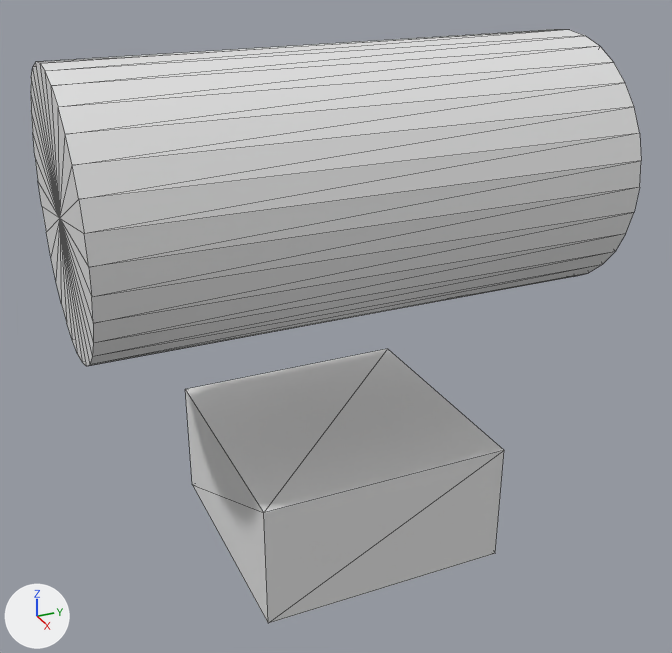
One commit to the glTF model threed/laser_device_model.glb: the scene before it, then after it.
Camera for both pictures: a 50 mm lens placed at (0.308, -0.138, 0.096), pointed at (0.006, -0.003, -0.055). Lighting does not change. The marker at lower left points along +X, +Y and +Z. Mesh edges are drawn as thin lines. Where no turn or scale is listed for an object, it has been applied to the vertices.

In view in the first picture: 'geometry_0'.
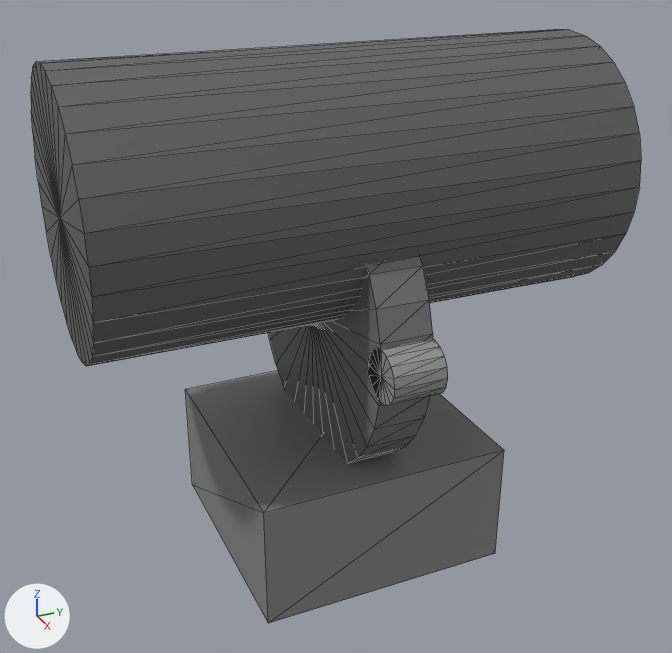
The change, as JSON lines over the scene's bpy script:
```json
{"op": "add", "block": "mat_defaultmaterial", "code": ["mat_defaultmaterial = bpy.data.materials.new('DefaultMaterial')", "mat_defaultmaterial.use_nodes = True; mat_defaultmaterial.node_tree.nodes.clear()", "_N = mat_defaultmaterial.node_tree.nodes; _L = mat_defaultmaterial.node_tree.links", "n0 = _N.new('ShaderNodeOutputMaterial'); n0.name = 'Material Output'", "n1 = _N.new('ShaderNodeBsdfPrincipled'); n1.name = 'Principled BSDF'", "n2 = _N.new('ShaderNodeVertexColor'); n2.name = 'Color Attribute'", "_L.new(n1.outputs[0], n0.inputs[0])  # 'BSDF' to 'Surface'", "_L.new(n2.outputs[0], n1.inputs[0])  # 'Color' to 'Base Color'"]}
{"block": "me_geometry_0", "where": "# used by ob_geometry_0; location = (0.0, 0.0, 0.0)"}
{"op": "remove", "block": "me_geometry_0", "code": "me_geometry_0.from_pydata(...)  # 74 vertices, 140 faces; spans x -0.05..0.05, y -0.1..0.1, z -0.15..0.05"}
{"op": "add", "block": "me_geometry_0", "code": "me_geometry_0.from_pydata(...)  # 172 vertices, 332 faces; spans x -0.06..0.07, y -0.1..0.1, z -0.15..0.05"}
{"block": "me_geometry_0", "change": "me_geometry_0 part 1: a new loose piece of 98 vertices spanning x -0.06..0.07, y -0.01..0.01, z -0.11..0.01, in mat_defaultmaterial"}
{"block": "me_geometry_0", "change": "me_geometry_0 part 2: 140 faces spanning x -0.05..0.05, y -0.1..0.1, z -0.15..0.05 switch from no material to mat_defaultmaterial"}
```

What differs and where, as boxes (x1, y1, x2, y2) in the pictures (672 x 653 px):
```json
{"part": 1, "of": "me_geometry_0", "change": "added", "after": [268, 256, 448, 463]}
{"part": 2, "of": "me_geometry_0", "change": "recoloured", "before": [31, 30, 641, 623], "after": [31, 30, 641, 623]}
```
